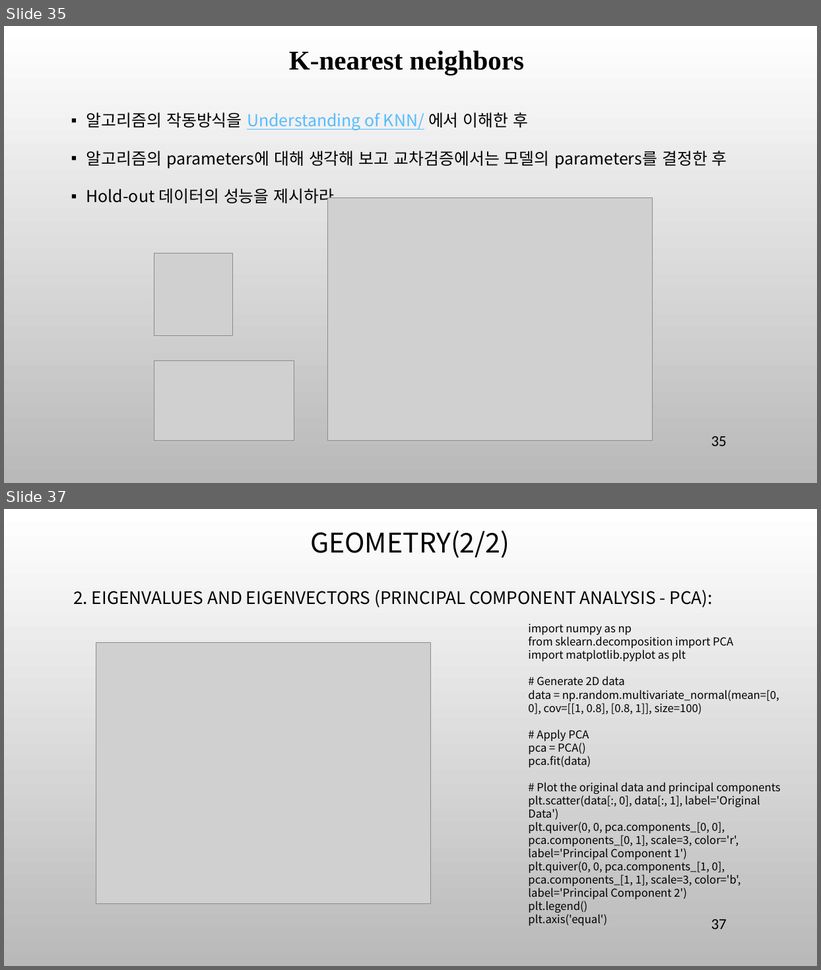
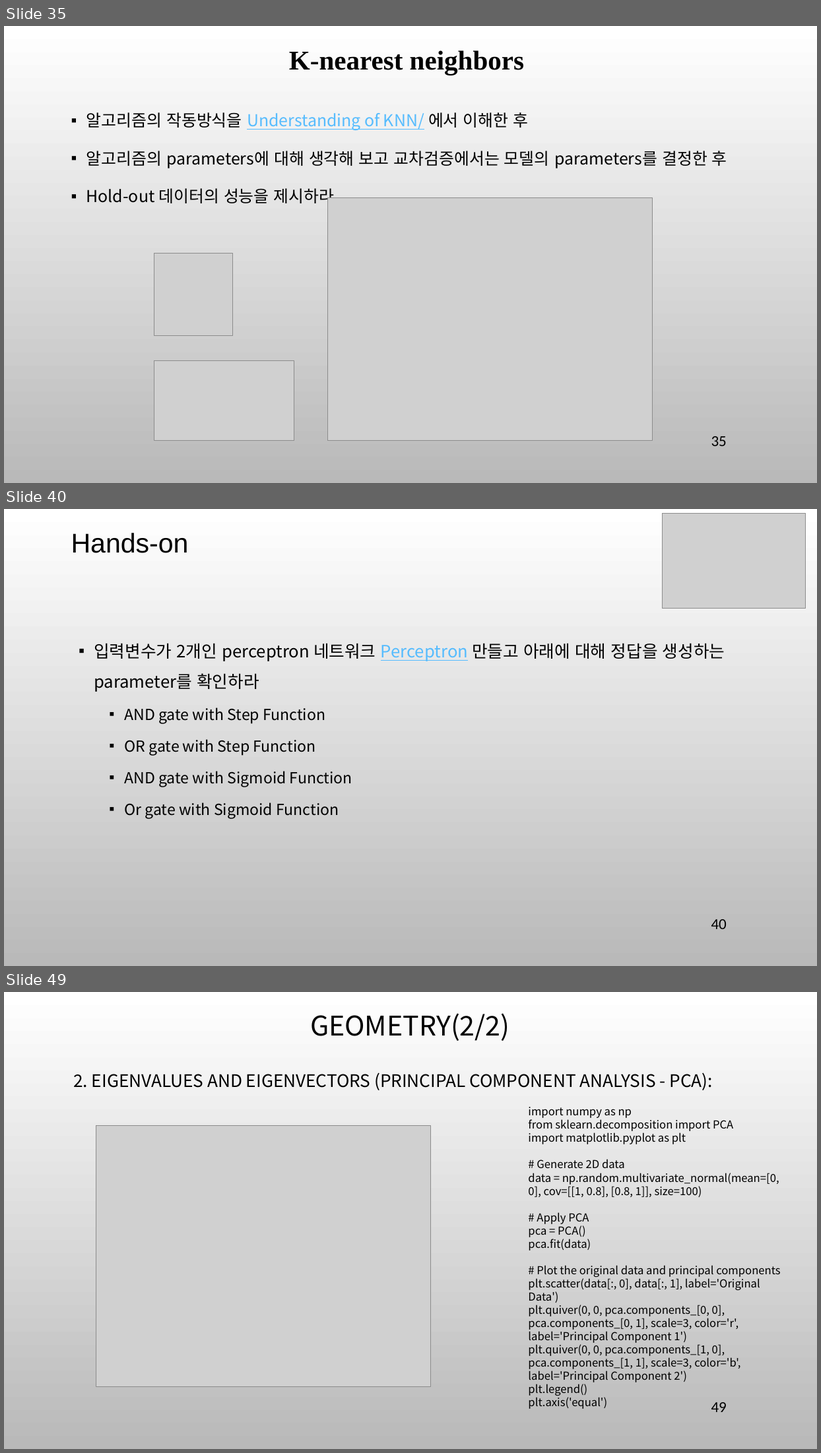
Before and after one commit to ancestor9/mathematics-for-machine-learning, a slide deck: 7_Applications of mathematics.pptx. Shown one above the other, each under a label of ours: slides 35 and 37 before the commit, slides 35, 40 and 49 after it; the slides between them are not shown. The pictures are 821x970 and 821x1453 pixels, drawn with LibreOffice and Linux fonts; fonts in the diff are those of the drawing; grey boxes stand for pictures; background and template pictures are left out. Boxes give left, top, right and bottom in pixels: in the first picture for what was removed or moved away, otherwise in the second. Text is boxed around its words. In the diff, an @@ line names an element or a change of style, - is before the commit and + after.

```diff
--- a/7_Applications of mathematics.pptx
+++ b/7_Applications of mathematics.pptx
@@ slide 40 added at [4, 509, 817, 966], background picture (left out) @@
@@ picture added at [662, 513, 805, 609] @@
@@ text added at [71, 533, 189, 553], 32 pt, text #000000 @@
+Hands-on
@@ text added at [94, 643, 725, 819], 18 pt, text #000000 @@
+▪ 입력변수가 2개인 perceptron 네트워크 Perceptron 만들고 아래에 대해 정답을 생성하는 parameter를 확인하라
+  ▪ AND gate with Step Function
+  ▪ OR gate with Step Function
+  ▪ AND gate with Sigmoid Function
+  ▪ Or gate with Sigmoid Function
@@ page number added at [712, 920, 727, 929], 18 pt, text #000000 @@
+40
@@ what was slide 37 is now slide 49 @@
@@ page number at [712, 1403, 727, 1412]: text changed @@
-37
+49
```
Also in this commit, not shown: 2 slides changed, 11 other slides added.
